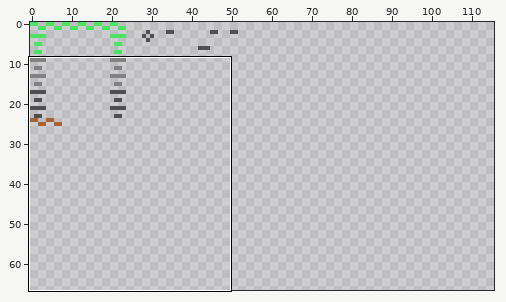
File history of a pixel-art file, aseprite/tileset_01.aseprite. The picture above shows the old version from afar; the outline marks the close-up.
Close-up. The starting point:
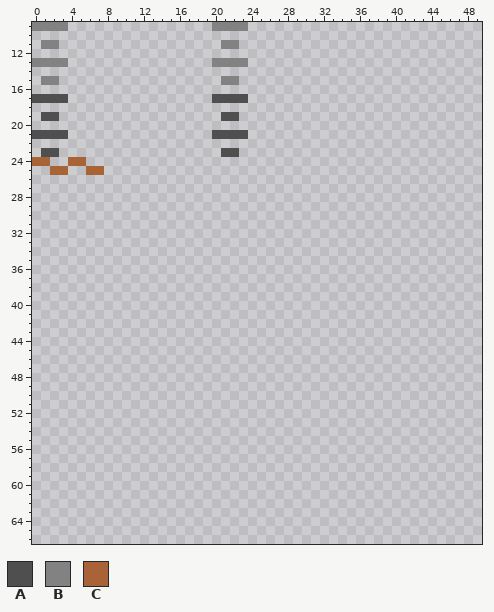
128x128 pixels, 1 frame. Shown: x 0..49, y 9..66. The wide view leaves out empty margins. The commit also changed other parts of the picture, which this record leaves out.
Palette (. is transparent): A #4f4f4f  B #828282  C #a86437
Pixels before (only the part around the change), first column x 0:
 9 BBBB................BBBB..........................
10 ..................................................
11 .BB..................BB...........................
12 ..................................................
13 BBBB................BBBB..........................
14 ..................................................
15 .BB..................BB...........................
16 ..................................................
17 AAAA................AAAA..........................
18 ..................................................
19 .AA..................AA...........................
20 ..................................................
21 AAAA................AAAA..........................
22 ..................................................
23 .AA..................AA...........................
24 CC..CC............................................
25 ..CC..CC..........................................
26 ..................................................
27 ..................................................
28 ..................................................
29 ..................................................
30 ..................................................
31 ..................................................
32 ..................................................
33 ..................................................
34 ..................................................
35 ..................................................
36 ..................................................
37 ..................................................
38 ..................................................
39 ..................................................
40 ..................................................
41 ..................................................
42 ..................................................
43 ..................................................
44 ..................................................
45 ..................................................
46 ..................................................
47 ..................................................
48 ..................................................
49 ..................................................
50 ..................................................
51 ..................................................
52 ..................................................
53 ..................................................
54 ..................................................
55 ..................................................
56 ..................................................
57 ..................................................
58 ..................................................
59 ..................................................
60 ..................................................
61 ..................................................
62 ..................................................
63 ..................................................
64 ..................................................
65 ..................................................
66 ..................................................
After the commit:
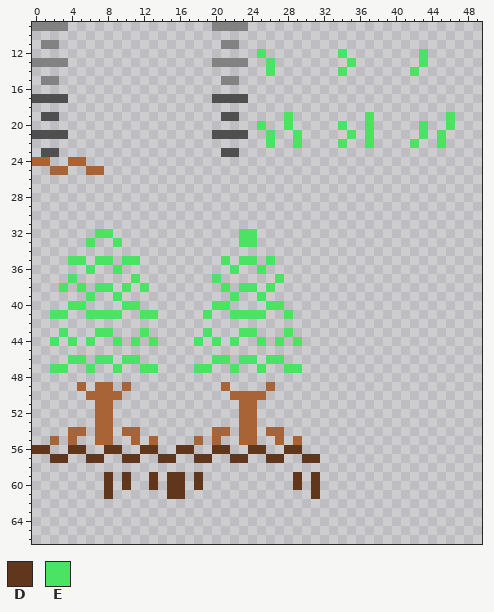
Colours new in this view: D #60361d  E #4ae364
Changes in this commit:
Layer "Layer 1":
y 12: x 25 . -> E; x 34 . -> E; x 43 . -> E
y 13: x 26 . -> E; x 35 . -> E; x 43 . -> E
y 14: x 26 . -> E; x 34 . -> E; x 42 . -> E
y 19: x 28 . -> E; x 37 . -> E; x 46 . -> E
y 20: x 25 . -> E; x 28 . -> E; x 34 . -> E; x 37 . -> E; x 43 . -> E; x 46 . -> E
y 21: x 26 . -> E; x 29 . -> E; x 35 . -> E; x 37 . -> E; x 43 . -> E; x 45 . -> E
y 22: x 26 . -> E; x 29 . -> E; x 34 . -> E; x 37 . -> E; x 42 . -> E; x 45 . -> E
y 32: x 7..8 .. -> EE; x 23..24 .. -> EE
y 33: x 6 . -> E; x 9 . -> E; x 23..24 .. -> EE
y 35: x 4..5 .. -> EE; x 7..8 .. -> EE; x 10..11 .. -> EE; x 21 . -> E; x 23..24 .. -> EE; x 26 . -> E
y 36: x 6 . -> E; x 9 . -> E; x 22 . -> E; x 25 . -> E
y 37: x 4 . -> E; x 11 . -> E; x 20 . -> E; x 27 . -> E
y 38: x 3 . -> E; x 5 . -> E; x 7..8 .. -> EE; x 10 . -> E; x 12 . -> E; x 21 . -> E; x 23..24 .. -> EE; x 26 . -> E
y 39: x 6 . -> E; x 9 . -> E; x 22 . -> E; x 25 . -> E
y 40: x 4..5 .. -> EE; x 10..11 .. -> EE; x 20..21 .. -> EE; x 26..27 .. -> EE
y 41: x 2..3 .. -> EE; x 6..9 .... -> EEEE; x 12..13 .. -> EE; x 19 . -> E; x 22..25 .... -> EEEE; x 28 . -> E
y 43: x 3 . -> E; x 7..8 .. -> EE; x 12 . -> E; x 19 . -> E; x 23..24 .. -> EE; x 28 . -> E
y 44: x 2 . -> E; x 4 . -> E; x 6 . -> E; x 9 . -> E; x 11 . -> E; x 13 . -> E; x 18 . -> E; x 20 . -> E; x 22 . -> E; x 25 . -> E; x 27 . -> E; x 29 . -> E
y 46: x 4..5 .. -> EE; x 7..8 .. -> EE; x 10..11 .. -> EE; x 20..21 .. -> EE; x 23..24 .. -> EE; x 26..27 .. -> EE
y 47: x 2..3 .. -> EE; x 6 . -> E; x 9 . -> E; x 12..13 .. -> EE; x 18..19 .. -> EE; x 22 . -> E; x 25 . -> E; x 28..29 .. -> EE
y 49: x 5 . -> C; x 7..8 .. -> CC; x 10 . -> C; x 21 . -> C; x 26 . -> C
y 50: x 6..9 .... -> CCCC; x 22..25 .... -> CCCC
y 51..53: x 7..8 .. -> CC; x 23..24 .. -> CC
y 54: x 4..5 .. -> CC; x 7..8 .. -> CC; x 10..11 .. -> CC; x 20..21 .. -> CC; x 23..24 .. -> CC; x 26..27 .. -> CC
y 55: x 2 . -> C; x 4 . -> C; x 7..8 .. -> CC; x 11 . -> C; x 13 . -> C; x 18 . -> C; x 20 . -> C; x 23..24 .. -> CC; x 27 . -> C; x 29 . -> C
y 56: x 0..1 .. -> DD; x 4..5 .. -> DD; x 8..9 .. -> DD; x 12..13 .. -> DD; x 16..17 .. -> DD; x 20..21 .. -> DD; x 24..25 .. -> DD; x 28..29 .. -> DD
y 57: x 2..3 .. -> DD; x 6..7 .. -> DD; x 10..11 .. -> DD; x 14..15 .. -> DD; x 18..19 .. -> DD; x 22..23 .. -> DD; x 26..27 .. -> DD; x 30..31 .. -> DD
y 59..60: x 8 . -> D; x 10 . -> D; x 13 . -> D; x 15..16 .. -> DD; x 18 . -> D; x 29 . -> D; x 31 . -> D
y 61: x 8 . -> D; x 15..16 .. -> DD; x 31 . -> D
